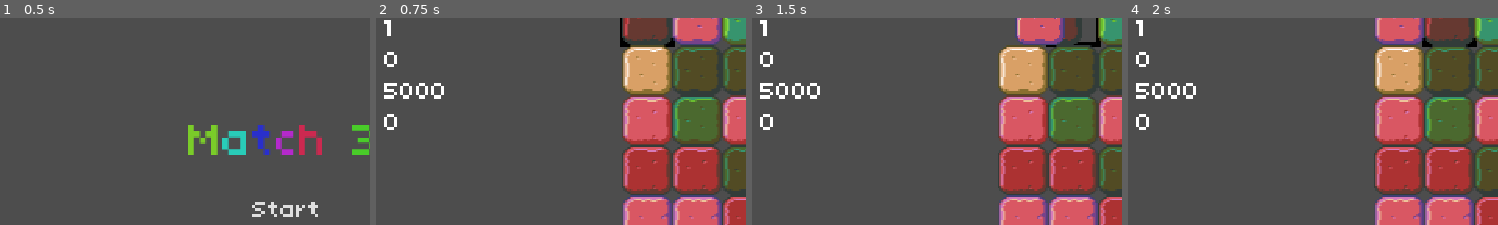
Above: before the commit, frames 1-4 (left to right).
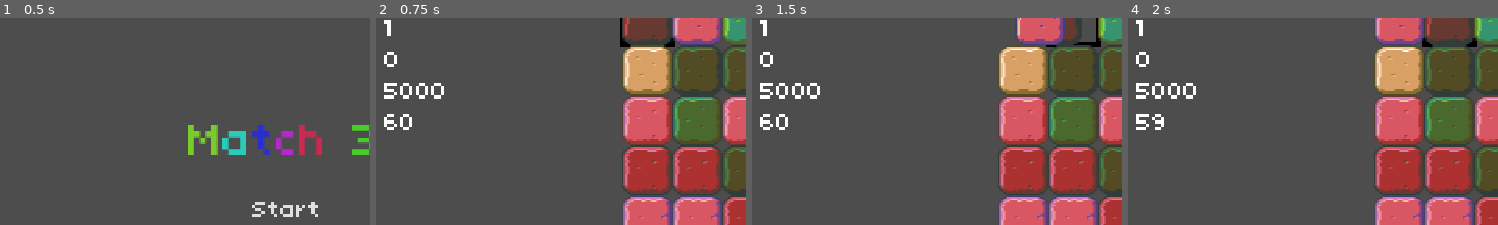
Above: after the commit, the same moments.

Repository: Mirror83/match-3
Game: Godot game, scene res://scenes/Main.tscn
The game is run twice, just before and just after one commit, with the same random seed, the same clock (stepped at 60 frames per second) and the same inputs.
Inputs:
- Up to frame 1 (0.5 s): no input
- Up to frame 2 (0.75 s): click "Start" at 0.5 s
- Up to frame 3 (1.5 s): tap Enter (accept) at 1.25, 1.35 s; hold Right (right) from 1.28 s (still down)
- Up to frame 4 (2 s): keep holding Right (right)
The pictures show only the part of the screen within x 12-62%, y 8-58%; the shares and areas given below are measured in that part.

Frame 1 is identical in both runs. In frame 2, 0.2% of the frame differs, in the area x 2-10%, y 46-55%; in frame 3, 0.2%; in frame 4, 0.2%.

Commit message:
feat: added timer

Diff:
--- a/scenes/Game.gd
+++ b/scenes/Game.gd
@@ -1,14 +1,15 @@
 extends Node2D
 class_name Game
 
-signal level_complete;
+signal level_complete
+signal timer_end
 
 const START_GOAL = 1500
 const GOAL_INCREMENT = 2000
 var goal = 5000
 
 var level = 1
-var timer_value = 0
+var timer_value = 60
 
 var total_score = 0
 
@@ -24,3 +25,11 @@
 
 	if total_score >= goal:
 		level_complete.emit()
+
+func _on_timer_timeout():
+	timer_value -= 1
+	if timer_value == 0:
+		timer_end.emit()
+		$Timer.stop()
+
+	$GameStatus.set_timer(timer_value)
--- a/scenes/Game.tscn
+++ b/scenes/Game.tscn
@@ -12,4 +12,8 @@
 [node name="Board" type="Node2D" parent="."]
 script = ExtResource("2_omwm6")
 
+[node name="Timer" type="Timer" parent="."]
+autostart = true
+
 [connection signal="match_found" from="Board" to="." method="_on_board_match_found"]
+[connection signal="timeout" from="Timer" to="." method="_on_timer_timeout"]
